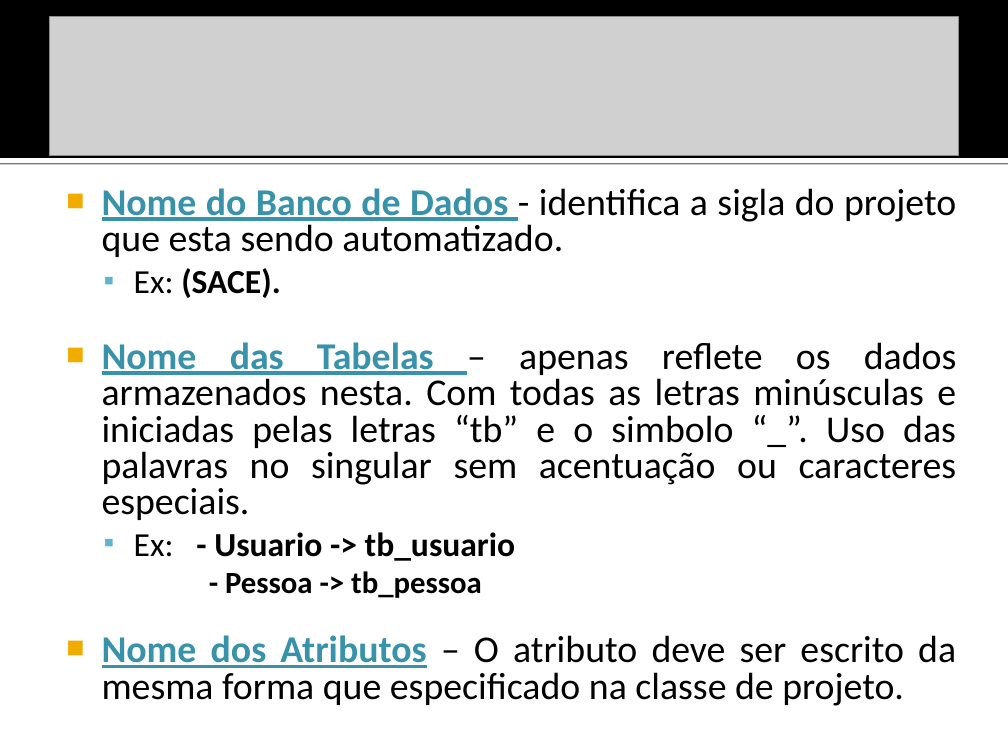
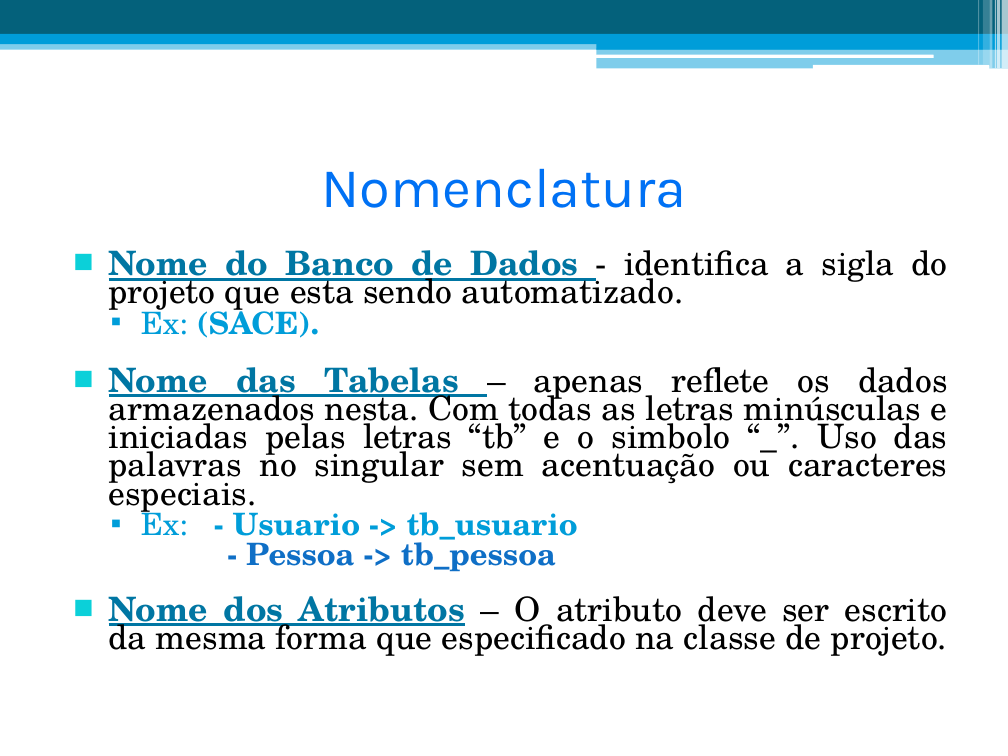
Before and after one commit to JairoCN/ems-esi20092, a slide deck: slide 2 of Projeto ES2/Documentos/Modelos/ModeloBancoDados.ppt. Drawn at 1008x756 pixels with LibreOffice and Linux fonts; fonts in the diff are those of the drawing; grey boxes stand for pictures. Boxes give left, top, right and bottom in pixels: in the first picture for what was removed or moved away, otherwise in the second. Text is boxed around its words. In the diff, an @@ line names an element or a change of style, - is before the commit and + after.

```diff
--- a/Projeto ES2/Documentos/Modelos/ModeloBancoDados.ppt
+++ b/Projeto ES2/Documentos/Modelos/ModeloBancoDados.ppt
@@ rectangle added at <box>0,0,1008,34</box>, fill #04617B @@
@@ picture removed at <box>49,17,958,156</box> @@
@@ rectangle added at <box>978,0,979,65</box>, fill #FFFFFF at 30% opacity @@
@@ rectangle added at <box>983,0,989,65</box>, fill #FFFFFF at 20% opacity @@
@@ rectangle added at <box>990,0,993,69</box>, fill #FFFFFF at 40% opacity @@
@@ rectangle added at <box>995,0,996,69</box>, fill #FFFFFF at 60% opacity @@
@@ rectangle added at <box>997,0,1000,69</box>, fill #FFFFFF at 65% opacity @@
@@ rectangle added at <box>1002,0,1008,69</box>, fill #FFFFFF at 65% opacity @@
@@ rectangle: place and size @@
-rectangle at <box>0,0,1008,158</box>
+rectangle at <box>0,40,1008,49</box>
@@ rectangle at <box>0,40,1008,49</box>: fill #000000 to #009DD9 at 50% opacity @@
@@ rectangle: place and size @@
-rectangle at <box>0,158,1008,163</box>
+rectangle at <box>0,34,1008,44</box>
@@ rectangle at <box>0,34,1008,44</box>: fill #FFFFFF to #009DD9; shadow off @@
@@ rounded rectangle added at <box>596,54,933,57</box>, fill #FFFFFF @@
@@ rectangle added at <box>597,39,1008,49</box>, fill #009DD9 @@
@@ rectangle added at <box>597,48,1008,69</box>, fill #009DD9 at 50% opacity @@
@@ rounded rectangle added at <box>812,65,989,69</box>, fill #FFFFFF @@
@@ title added at <box>322,168,687,208</box>, 40 pt, text #0071F4 @@
+Nomenclatura
@@ text "Nome do Banco de Dados ...": place and size @@
-text "Nome do Banco de Dados ..." at <box>102,188,957,706</box>
+text "Nome do Banco de Dados ..." at <box>109,250,948,656</box>
@@ text "Nome do Banco de Dados ..." at <box>109,250,948,656</box>: size 27 to 24 pt in "Nome do Banco de Dados - identifica ...", "Nome das Tabelas – apenas reflete os ...", "Nome dos Atributos – O atributo deve ..."; font Calibri to TeX Gyre Schola; text colour #3792AA to #0076A3 in "Nome do Banco de Dados", "Nome das Tabelas", "Nome dos Atributos"; size 24 to 22 pt, text colour #000000 to #009DD9 in "Ex: (SACE).", "Ex: - Usuario -> tb_usuario"; text colour #000000 to #0F6FC6 in "- Pessoa -> tb_pessoa"; line spacing 0.8 to 0.7; bullet colour #F0AD00 to #0BD0D9; less space between paragraphs; bullet colour #60B5CC to #009DD9 @@
```
Also in this commit, not shown: 3 other slides changed, 4 slides added, 5 slides removed, 1 other file.
